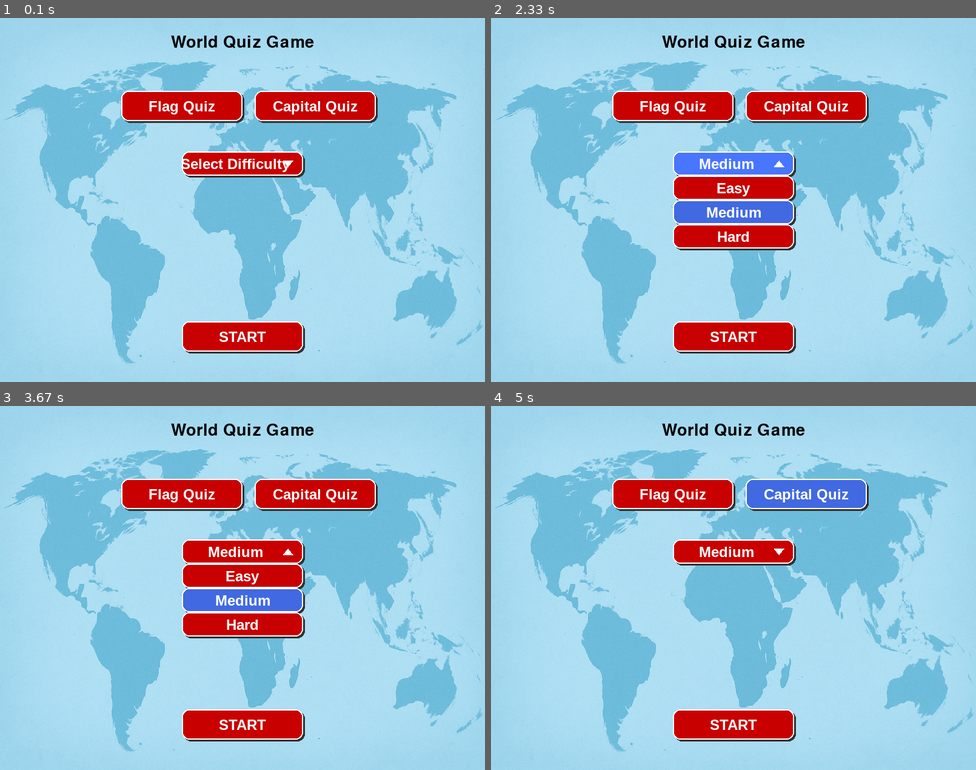
Above: before the commit, frames 1-4 (two rows, left to right).
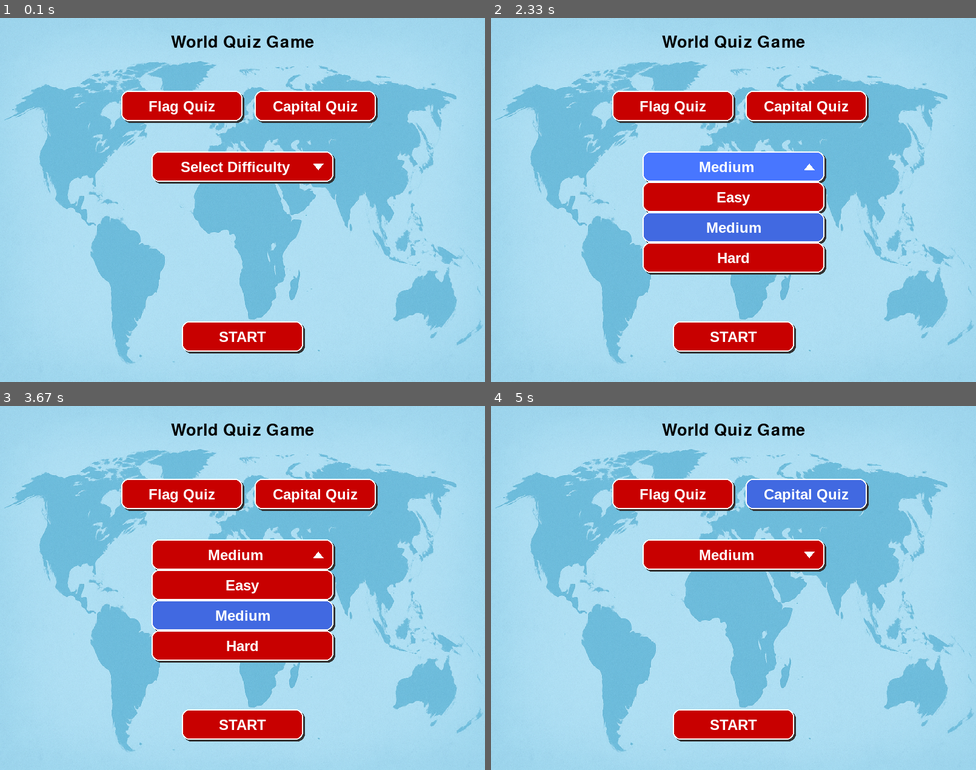
Above: after the commit, the same moments.

Repository: amelie-lnh/Country_Game
Game: pygame game, started from src/country_guesser/flags_game.py
Same seed, same stepped clock (60 frames per second), same inputs: the game is played once before the commit and once after it.
Inputs (mouse positions are in pixels of both pictures, inside the frame that each line leads up to):
- Up to frame 1 (0.1 s): no input
- Up to frame 2 (2.33 s): click "Select Difficulty" at 0.38 s; click (733, 221) at 0.72 s; click "START" at 1.05 s; click (912, 327) at 1.38 s; click "Medium" at 2.22 s
- Up to frame 3 (3.67 s): click (227, 526) at 2.55 s
- Up to frame 4 (5 s): click "Medium" at 3.88 s; click (835, 522) at 4.22 s; click (840, 500) at 4.55 s

The runs differ from the first frame. In frame 1, 2.1% of the frame differs, in the area x 31-70%, y 36-46%; in frame 2, 9.6%, in the area x 31-70%, y 36-71%; in frame 3, 9.4%; in frame 4, 2.0%.

Commit message:
adjusted button size on start page

Diff:
--- a/src/country_guesser/flags_game.py
+++ b/src/country_guesser/flags_game.py
@@ -230,14 +230,15 @@
 
         hover = 300 <= mx <= 500 and 220 <= my <= 260
         draw_button(difficulty if difficulty else "Select Difficulty",
-                    (300, 220, 200, 40), with_arrow=True,
+                    (250, 220, 300, 50),  # wider + taller
+                    with_arrow=True,
                     open_state=difficulty_dropdown_open, hover=hover)
 
         if difficulty_dropdown_open:
             diffs = ["Easy", "Medium", "Hard"]
             for i, diff in enumerate(diffs):
                 hover = 300 <= mx <= 500 and 260 + i * 40 <= my <= 300 + i * 40
-                draw_button(diff, (300, 260 + i * 40, 200, 40),
+                draw_button(diff, (250, 270 + i * 50, 300, 50),
                             selected=(difficulty == diff), hover=hover)
 
         hover = 300 <= mx <= 500 and 500 <= my <= 550
